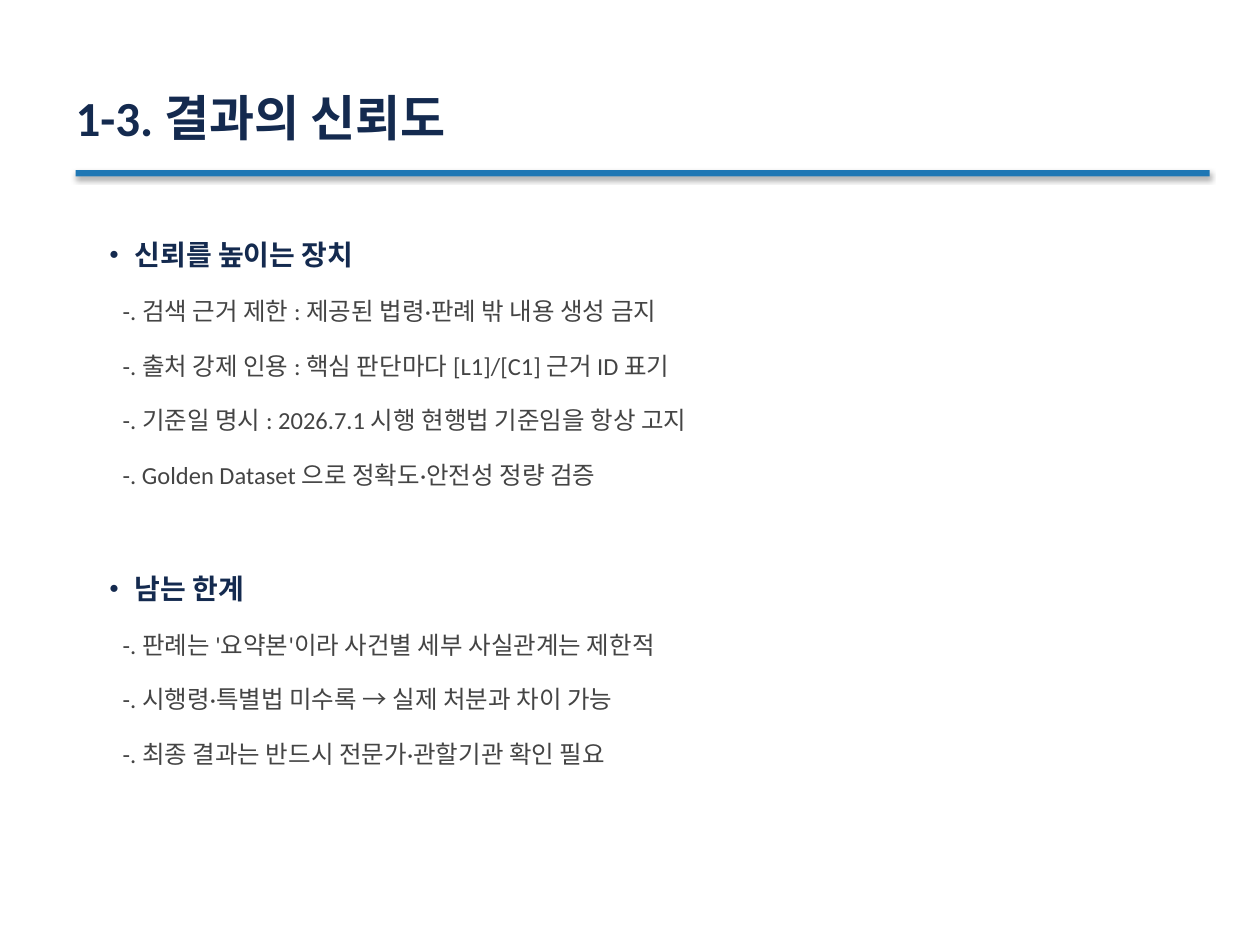
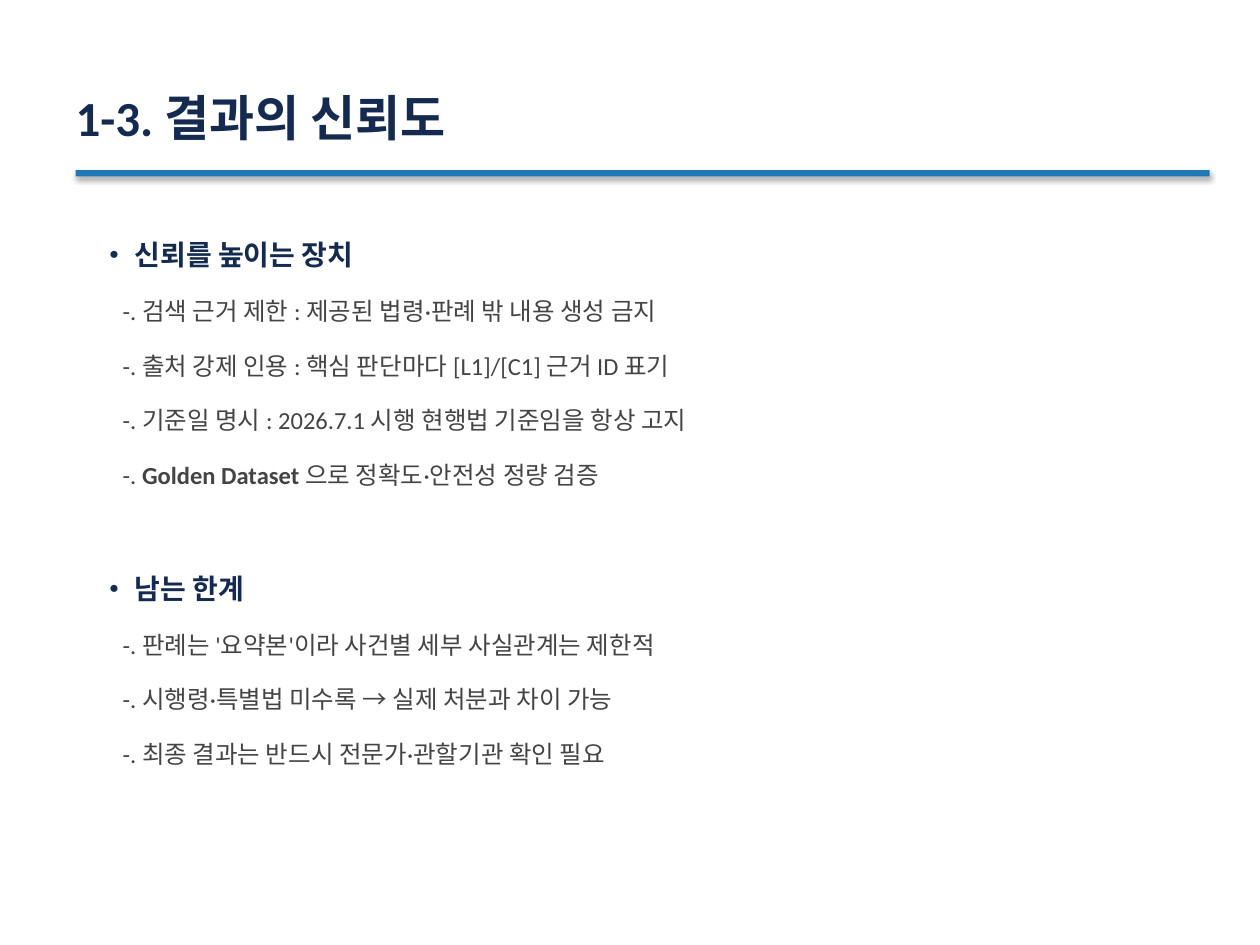
Before and after one commit to JVS-HADEV/test_repo, a slide deck: slide 7 of doitmyself/docs/traffic_law_z_overview.pptx (slide 6 before the commit). Drawn at 1260x945 pixels with LibreOffice and Linux fonts; fonts in the diff are those of the drawing. Boxes give left, top, right and bottom in pixels: in the first picture for what was removed or moved away, otherwise in the second. Text is boxed around its words. In the diff, an @@ line names an element or a change of style, - is before the commit and + after.

```diff
--- a/doitmyself/docs/traffic_law_z_overview.pptx
+++ b/doitmyself/docs/traffic_law_z_overview.pptx
@@ text at (142,463,599,486): bold on in "Golden Dataset" @@
```
Also in this commit, not shown: 6 other slides changed, 5 slides added, 5 other files.
